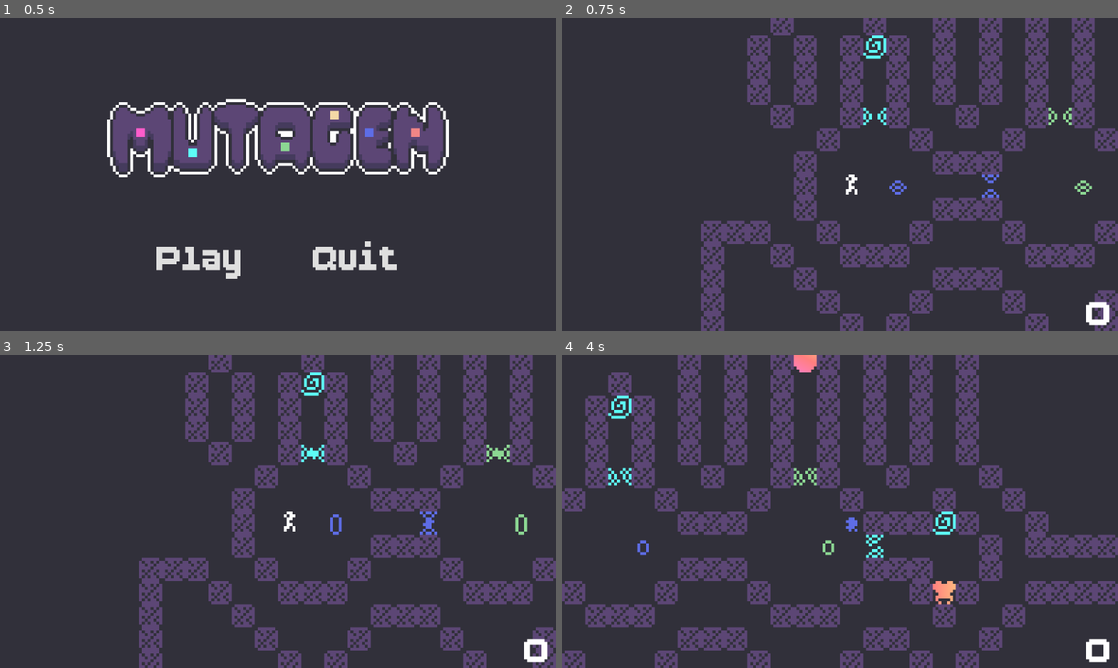
Above: before the commit, frames 1-4 (two rows, left to right).
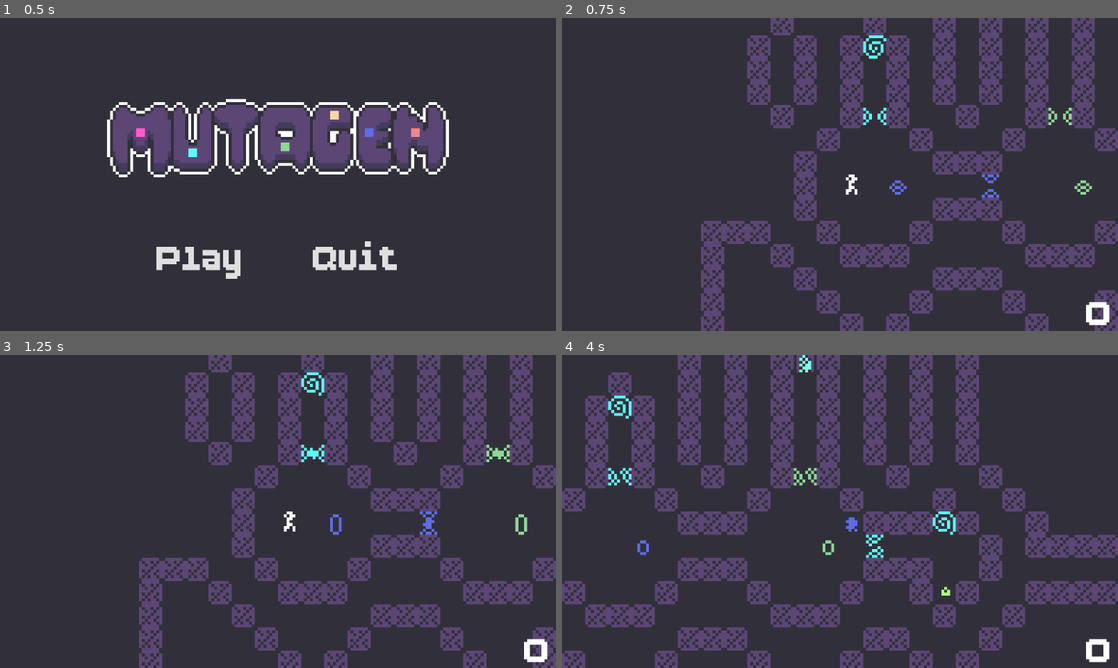
Above: after the commit, the same moments.

Repository: bitbrain/mutagen
Game: Godot game, scene res://scenes/title_scene.tscn
Same seed, same stepped clock (60 frames per second), same inputs: the game is played once before the commit and once after it.
Inputs:
- Up to frame 1 (0.5 s): no input
- Up to frame 2 (0.75 s): click "Play" at 0.5 s
- Up to frame 3 (1.25 s): no input
- Up to frame 4 (4 s): tap Enter at 1.25 s; hold D (walk_right) 1.28-2.03 s; hold S (walk_down) 2.03-2.78 s; hold D (walk_right) 2.78-3.53 s; hold W (walk_up) from 3.53 s (still down)

Frame 1 is identical in both runs. In frame 2, 0.2% of the frame differs, in the area x 54-59%, y 5-14%; in frame 3, 0.2%; in frame 4, 0.8%, in the area x 8-71%, y 0-80%.

Commit message:
feat(visual): rework token and portal visuals

Diff:
--- a/goal/goal.tscn
+++ b/goal/goal.tscn
@@ -10,9 +10,101 @@
 shader_parameter/speed = 0.8790000417525
 shader_parameter/angle = 45.0000021375
 
-[sub_resource type="AtlasTexture" id="AtlasTexture_7c8bl"]
+[sub_resource type="AtlasTexture" id="AtlasTexture_h3eg0"]
 atlas = ExtResource("1_6aq0c")
 region = Rect2(0, 40, 8, 8)
+
+[sub_resource type="AtlasTexture" id="AtlasTexture_73eyi"]
+atlas = ExtResource("1_6aq0c")
+region = Rect2(8, 40, 8, 8)
+
+[sub_resource type="AtlasTexture" id="AtlasTexture_0pfsm"]
+atlas = ExtResource("1_6aq0c")
+region = Rect2(16, 40, 8, 8)
+
+[sub_resource type="AtlasTexture" id="AtlasTexture_2ku8w"]
+atlas = ExtResource("1_6aq0c")
+region = Rect2(24, 40, 8, 8)
+
+[sub_resource type="AtlasTexture" id="AtlasTexture_bgdbn"]
+atlas = ExtResource("1_6aq0c")
+region = Rect2(32, 40, 8, 8)
+
+[sub_resource type="AtlasTexture" id="AtlasTexture_a668n"]
+atlas = ExtResource("1_6aq0c")
+region = Rect2(40, 40, 8, 8)
+
+[sub_resource type="AtlasTexture" id="AtlasTexture_fffjw"]
+atlas = ExtResource("1_6aq0c")
+region = Rect2(48, 40, 8, 8)
+
+[sub_resource type="AtlasTexture" id="AtlasTexture_3e536"]
+atlas = ExtResource("1_6aq0c")
+region = Rect2(56, 40, 8, 8)
+
+[sub_resource type="AtlasTexture" id="AtlasTexture_57fmy"]
+atlas = ExtResource("1_6aq0c")
+region = Rect2(64, 40, 8, 8)
+
+[sub_resource type="AtlasTexture" id="AtlasTexture_emfns"]
+atlas = ExtResource("1_6aq0c")
+region = Rect2(72, 40, 8, 8)
+
+[sub_resource type="AtlasTexture" id="AtlasTexture_aut7j"]
+atlas = ExtResource("1_6aq0c")
+region = Rect2(80, 40, 8, 8)
+
+[sub_resource type="AtlasTexture" id="AtlasTexture_lhul2"]
+atlas = ExtResource("1_6aq0c")
+region = Rect2(88, 40, 8, 8)
+
+[sub_resource type="SpriteFrames" id="SpriteFrames_swnbh"]
+animations = [{
+"frames": [{
+"duration": 1.0,
+"texture": SubResource("AtlasTexture_h3eg0")
+}, {
+"duration": 1.0,
+"texture": SubResource("AtlasTexture_73eyi")
+}, {
+"duration": 1.0,
+"texture": SubResource("AtlasTexture_0pfsm")
+}, {
+"duration": 1.0,
+"texture": SubResource("AtlasTexture_2ku8w")
+}, {
+"duration": 1.0,
+"texture": SubResource("AtlasTexture_bgdbn")
+}, {
+"duration": 1.0,
+"texture": SubResource("AtlasTexture_a668n")
+}, {
+"duration": 1.0,
+"texture": SubResource("AtlasTexture_fffjw")
+}, {
+"duration": 1.0,
+"texture": SubResource("AtlasTexture_3e536")
+}, {
+"duration": 1.0,
+"texture": SubResource("AtlasTexture_57fmy")
+}, {
+"duration": 1.0,
+"texture": SubResource("AtlasTexture_emfns")
+}, {
+"duration": 1.0,
+"texture": SubResource("AtlasTexture_aut7j")
+}, {
+"duration": 1.0,
+"texture": SubResource("AtlasTexture_lhul2")
+}],
+"loop": true,
+"name": &"default",
+"speed": 6.0
+}]
+
+[sub_resource type="AtlasTexture" id="AtlasTexture_swnbh"]
+atlas = ExtResource("1_6aq0c")
+region = Rect2(0, 56, 8, 8)
 
 [sub_resource type="RectangleShape2D" id="RectangleShape2D_h3eg0"]
 size = Vector2(8, 8)
@@ -20,10 +112,16 @@
 [node name="Goal" type="Node2D" unique_id=667824316]
 script = ExtResource("1_7c8bl")
 
-[node name="Sprite2D" type="Sprite2D" parent="." unique_id=940812285]
+[node name="Sprite2D" type="AnimatedSprite2D" parent="." unique_id=917148340]
 material = SubResource("ShaderMaterial_73eyi")
-texture = SubResource("AtlasTexture_7c8bl")
+sprite_frames = SubResource("SpriteFrames_swnbh")
+autoplay = "default"
+frame_progress = 0.18935187
 centered = false
+
+[node name="Overlay" type="Sprite2D" parent="." unique_id=237932465]
+position = Vector2(4, 4)
+texture = SubResource("AtlasTexture_swnbh")
 
 [node name="Area2D" type="Area2D" parent="." unique_id=189219202]
 
--- a/portal/portal.gd
+++ b/portal/portal.gd
@@ -8,7 +8,7 @@
 		_update_color.call_deferred()
 
 
-@onready var sprite_2d: Sprite2D = $Sprite2D
+@onready var sprite_2d: AnimatedSprite2D = $Sprite2D
 @onready var collision_area: Area2D = $CollisionArea
 
 
--- a/portal/portal.tscn
+++ b/portal/portal.tscn
@@ -7,14 +7,47 @@
 atlas = ExtResource("1_sfjos")
 region = Rect2(0, 32, 8, 8)
 
+[sub_resource type="AtlasTexture" id="AtlasTexture_x3c8y"]
+atlas = ExtResource("1_sfjos")
+region = Rect2(8, 32, 8, 8)
+
+[sub_resource type="AtlasTexture" id="AtlasTexture_mjjvg"]
+atlas = ExtResource("1_sfjos")
+region = Rect2(16, 32, 8, 8)
+
+[sub_resource type="AtlasTexture" id="AtlasTexture_vrfwa"]
+atlas = ExtResource("1_sfjos")
+region = Rect2(24, 32, 8, 8)
+
+[sub_resource type="SpriteFrames" id="SpriteFrames_sfjos"]
+animations = [{
+"frames": [{
+"duration": 1.0,
+"texture": SubResource("AtlasTexture_508n2")
+}, {
+"duration": 1.0,
+"texture": SubResource("AtlasTexture_x3c8y")
+}, {
+"duration": 1.0,
+"texture": SubResource("AtlasTexture_mjjvg")
+}, {
+"duration": 1.0,
+"texture": SubResource("AtlasTexture_vrfwa")
+}],
+"loop": true,
+"name": &"default",
+"speed": 6.0
+}]
+
 [sub_resource type="RectangleShape2D" id="RectangleShape2D_508n2"]
 size = Vector2(8, 8)
 
 [node name="Portal" type="Node2D" unique_id=1416579862 groups=["door", "portal"]]
 script = ExtResource("1_508n2")
 
-[node name="Sprite2D" type="Sprite2D" parent="." unique_id=536898382]
-texture = SubResource("AtlasTexture_508n2")
+[node name="Sprite2D" type="AnimatedSprite2D" parent="." unique_id=324426829]
+sprite_frames = SubResource("SpriteFrames_sfjos")
+autoplay = "default"
 centered = false
 
 [node name="CollisionArea" type="Area2D" parent="." unique_id=970039632]
--- a/scenes/stages/stage_1.tscn
+++ b/scenes/stages/stage_1.tscn
@@ -65,7 +65,8 @@
 mutation_color = "yellow"
 
 [node name="Goal" parent="." index="14" unique_id=667824316 instance=ExtResource("5_ncvry")]
-position = Vector2(136, 48)
+position = Vector2(144, 56)
+rotation = 3.1415927
 next = ExtResource("6_l1pay")
 
 [node name="Token" parent="." index="15" unique_id=1113412797 instance=ExtResource("7_1tge3")]
--- a/token/token.tscn
+++ b/token/token.tscn
@@ -10,9 +10,69 @@
 shader_parameter/speed = 0.5
 shader_parameter/angle = 0.0
 
-[sub_resource type="AtlasTexture" id="AtlasTexture_apco0"]
+[sub_resource type="AtlasTexture" id="AtlasTexture_gy0pe"]
 atlas = ExtResource("1_fjt1n")
 region = Rect2(0, 48, 8, 8)
+
+[sub_resource type="AtlasTexture" id="AtlasTexture_gm8bg"]
+atlas = ExtResource("1_fjt1n")
+region = Rect2(8, 48, 8, 8)
+
+[sub_resource type="AtlasTexture" id="AtlasTexture_tjkmq"]
+atlas = ExtResource("1_fjt1n")
+region = Rect2(16, 48, 8, 8)
+
+[sub_resource type="AtlasTexture" id="AtlasTexture_golxd"]
+atlas = ExtResource("1_fjt1n")
+region = Rect2(24, 48, 8, 8)
+
+[sub_resource type="AtlasTexture" id="AtlasTexture_oriu4"]
+atlas = ExtResource("1_fjt1n")
+region = Rect2(32, 48, 8, 8)
+
+[sub_resource type="AtlasTexture" id="AtlasTexture_mfa6k"]
+atlas = ExtResource("1_fjt1n")
+region = Rect2(40, 48, 8, 8)
+
+[sub_resource type="AtlasTexture" id="AtlasTexture_86ahb"]
+atlas = ExtResource("1_fjt1n")
+region = Rect2(48, 48, 8, 8)
+
+[sub_resource type="AtlasTexture" id="AtlasTexture_th5fm"]
+atlas = ExtResource("1_fjt1n")
+region = Rect2(56, 48, 8, 8)
+
+[sub_resource type="SpriteFrames" id="SpriteFrames_bs6a5"]
+animations = [{
+"frames": [{
+"duration": 1.0,
+"texture": SubResource("AtlasTexture_gy0pe")
+}, {
+"duration": 1.0,
+"texture": SubResource("AtlasTexture_gm8bg")
+}, {
+"duration": 1.0,
+"texture": SubResource("AtlasTexture_tjkmq")
+}, {
+"duration": 1.0,
+"texture": SubResource("AtlasTexture_golxd")
+}, {
+"duration": 1.0,
+"texture": SubResource("AtlasTexture_oriu4")
+}, {
+"duration": 1.0,
+"texture": SubResource("AtlasTexture_mfa6k")
+}, {
+"duration": 1.0,
+"texture": SubResource("AtlasTexture_86ahb")
+}, {
+"duration": 1.0,
+"texture": SubResource("AtlasTexture_th5fm")
+}],
+"loop": true,
+"name": &"default",
+"speed": 12.0
+}]
 
 [sub_resource type="RectangleShape2D" id="RectangleShape2D_apco0"]
 size = Vector2(8, 8)
@@ -20,9 +80,12 @@
 [node name="Token" type="Node2D" unique_id=1113412797]
 script = ExtResource("1_gy0pe")
 
-[node name="Sprite2D" type="Sprite2D" parent="." unique_id=1674410313]
+[node name="Sprite2D" type="AnimatedSprite2D" parent="." unique_id=1001841768]
 material = SubResource("ShaderMaterial_gy0pe")
-texture = SubResource("AtlasTexture_apco0")
+sprite_frames = SubResource("SpriteFrames_bs6a5")
+autoplay = "default"
+frame = 2
+frame_progress = 0.32694831
 centered = false
 
 [node name="Area2D" type="Area2D" parent="." unique_id=1679970685]
Binary file changed: assets/spritesheet.aseprite
Binary file changed: assets/spritesheet.png
